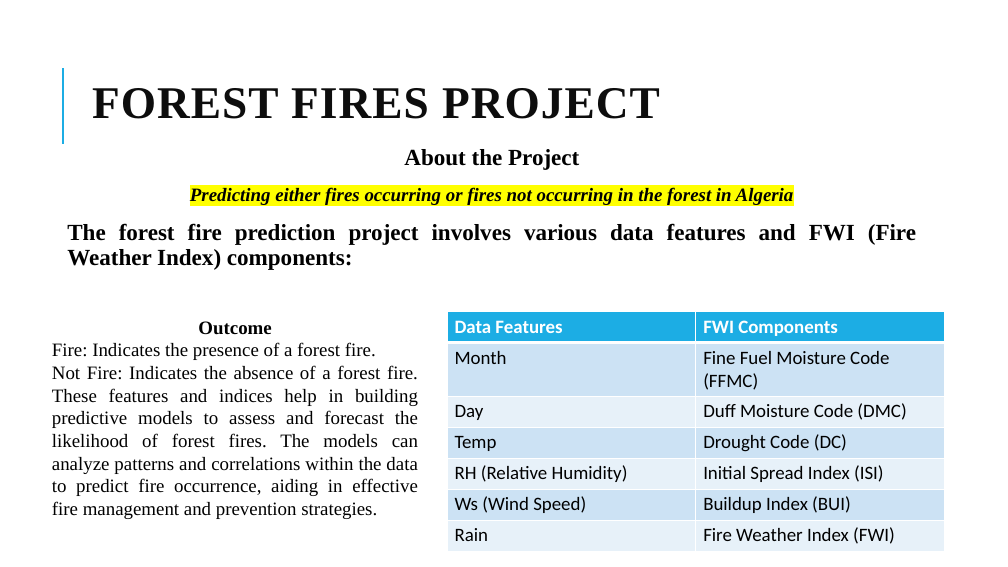
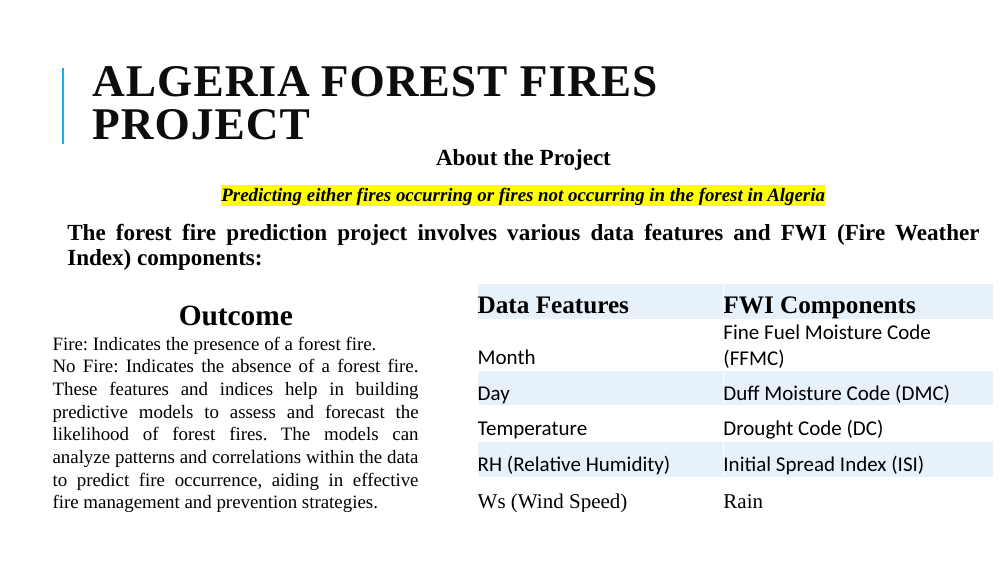
Before and after one commit to FelixOwusuAnsah/Algers-Forest-Fires, a slide deck: slide 2 of FELIX OWUSU-ANSAH PREDICTIVE AND PRESCRIPTIVE ANALYTICS.pptx. Drawn at 1008x567 pixels with LibreOffice and Linux fonts; fonts in the diff are those of the drawing. Boxes give left, top, right and bottom in pixels: in the first picture for what was removed or moved away, otherwise in the second. Text is boxed around its words. In the diff, an @@ line names an element or a change of style, - is before the commit and + after.

Commit message:
This is the Alger's Forest Fire project

```diff
--- a/FELIX OWUSU-ANSAH PREDICTIVE AND PRESCRIPTIVE ANALYTICS.pptx
+++ b/FELIX OWUSU-ANSAH PREDICTIVE AND PRESCRIPTIVE ANALYTICS.pptx
@@ title at box(92, 66, 658, 140): text changed @@
-FOREST FIRES PROJECT
+ALGERIA FOREST FIRES PROJECT
@@ text "About the Project" rewrapped from box(67, 149, 916, 270) to box(67, 149, 979, 270) @@
@@ text "Outcome": place and size @@
-text "Outcome" at box(52, 321, 418, 519)
+text "Outcome" at box(53, 305, 419, 512)
@@ table at box(477, 284, 994, 516) @@
-row 4, column 1: Temp
+row 4, column 1: Temperature
-row 6: Ws (Wind Speed) | Buildup Index (BUI)
-row 7: Rain | Fire Weather Index (FWI)
+row 6: Ws (Wind Speed) | Rain
@@ table: place and size @@
-table at box(447, 312, 944, 551)
+table at box(477, 284, 994, 516)
@@ text at box(179, 305, 293, 326): size 18 to 28 pt in "Outcome" @@
@@ text at box(53, 358, 419, 512): text changed @@
-Not Fire: Indicates the absence of a forest fire. These features and indices help in building predictive models to assess and forecast the likelihood of forest fires. The models can analyze patterns and correlations within the data to predict fire occurrence, aiding in effective fire management and prevention strategies.
+No Fire: Indicates the absence of a forest fire. These features and indices help in building predictive models to assess and forecast the likelihood of forest fires. The models can analyze patterns and correlations within the data to predict fire occurrence, aiding in effective fire management and prevention strategies.
```
Also in this commit, not shown: 5 other slides changed, 3 slides added, 2 slides removed.
